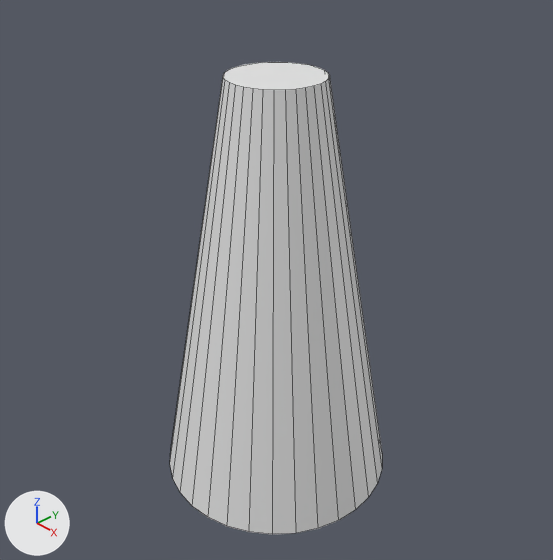
The Blender file Assets/Models/AttractZone.blend as it was, and as the next commit left it.
Camera for both pictures: a camera (50 mm lens) standing at (4.02, -3.78, 2.44) and looking at (-0.03, 0.03, -0.71). Lighting does not change. The marker at lower left points along +X, +Y and +Z. Mesh edges are drawn as thin lines.
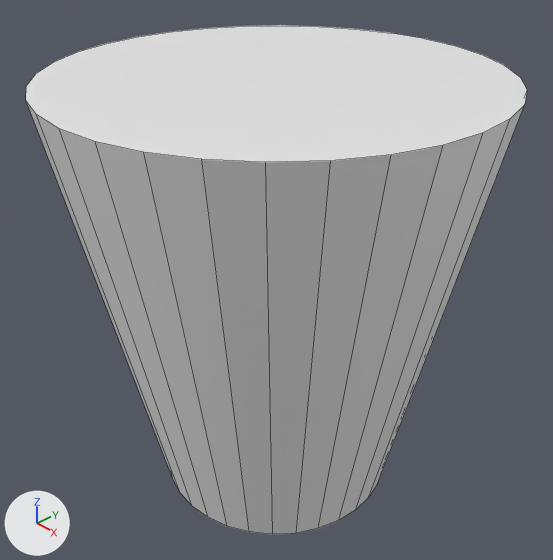
Changed parts and their boxes [x1, y1, x2, y2] in the pictures (553 x 560 px):
'Cylinder', reshaped (136% wider, 8% taller)
    before: [170, 62, 382, 534]
    after: [26, 25, 527, 534]

The change, as a list of edits to the scene's bpy script:
```text
Change me_cylinder_001:
    where me_cylinder_001.from_pydata(...)  # 64 vertices, 34 faces; spans x -1.0..1.0, y -1.0..1.0, z -2.56..1.0
    used by ob_cylinder; location = (0.0, 0.0, 0.0)
    me_cylinder_001 part 1: all 32 vertices in x -0.38..0.38, y -0.38..0.38, z 1.0 are scaled about their middle by (4.54, 4.54, 1)
```
